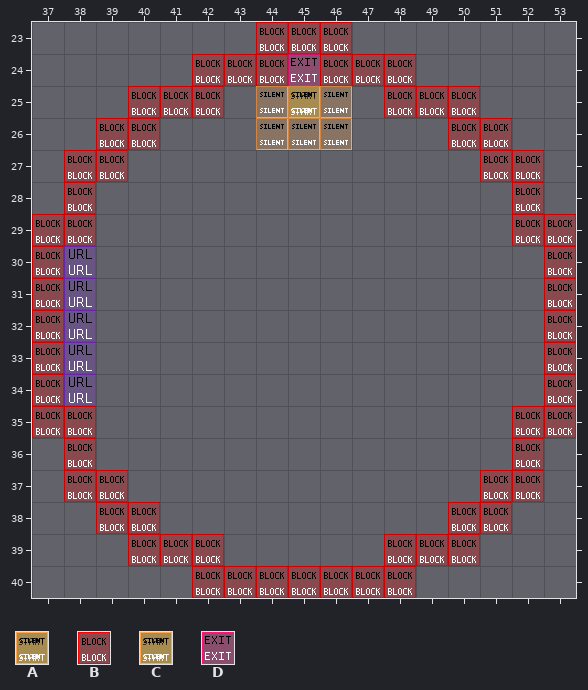
Tiled map (JSON): maps/beach_lighthouse3.json. Above, as it was before the edit.
Cells are 32x32 px. Shown: x 37..53, y 23..40. Not drawn, because the pictures are missing: unchanged layer "floor".
Key: from "WA_Special_Zones": A 1, B 2, C 3, D 5.
_ is an empty cell.
Layers that did not change in this view are not listed.
Layer "collisions" before, first column x 39:
23 _____BBB______
24 ___BBB_BBB____
25 _BBB_____BBB__
26 BB_________BB_
27 B___________BB
28 _____________B
29 _____________B
30 ______________
31 ______________
32 ______________
Layer "muted" before, first column x 38:
23 ________________
24 ________________
25 ______CCC_______
26 ______CCC_______
27 ________________
28 ________________
29 ________________
30 ________________
31 ________________
32 ________________
33 ________________
34 ________________
The result:
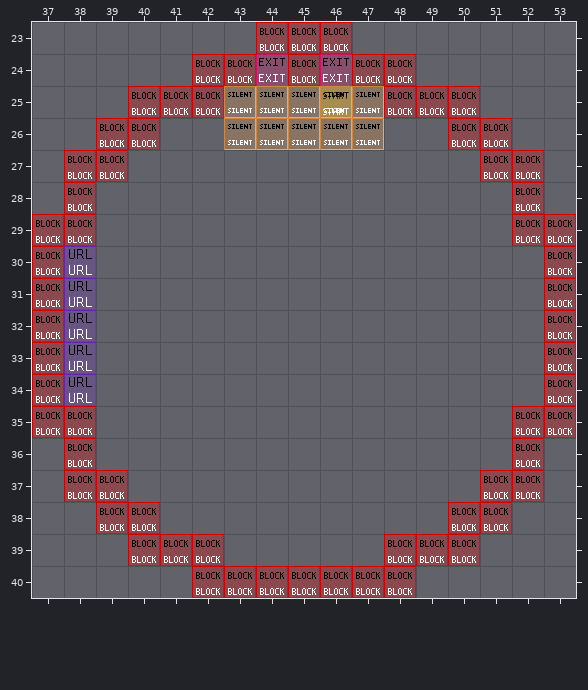
Tiles of an added or newly shown layer are drawn over the layers below it.
See-through tiles are keyed as they look on the map.
Author's note on the commit: lighthouse stairs up and down fix
What changed:
Layer "startStairs":
y 25: x 45..46 A_ -> _A
Layer "exitStairsDown" (added):
y 24: x 46 _ -> D
Layer "exitStairsUp":
y 24: x 44..45 _D -> D_
Layer "collisions":
y 24: x 44..46 B_B -> _B_
Layer "muted":
y 25..26: x 43 _ -> C; x 47 _ -> C
Boxes around the changes in both pictures, in picture pixels (x1, y1, x2, y2):
changed: (224, 54, 384, 150)
